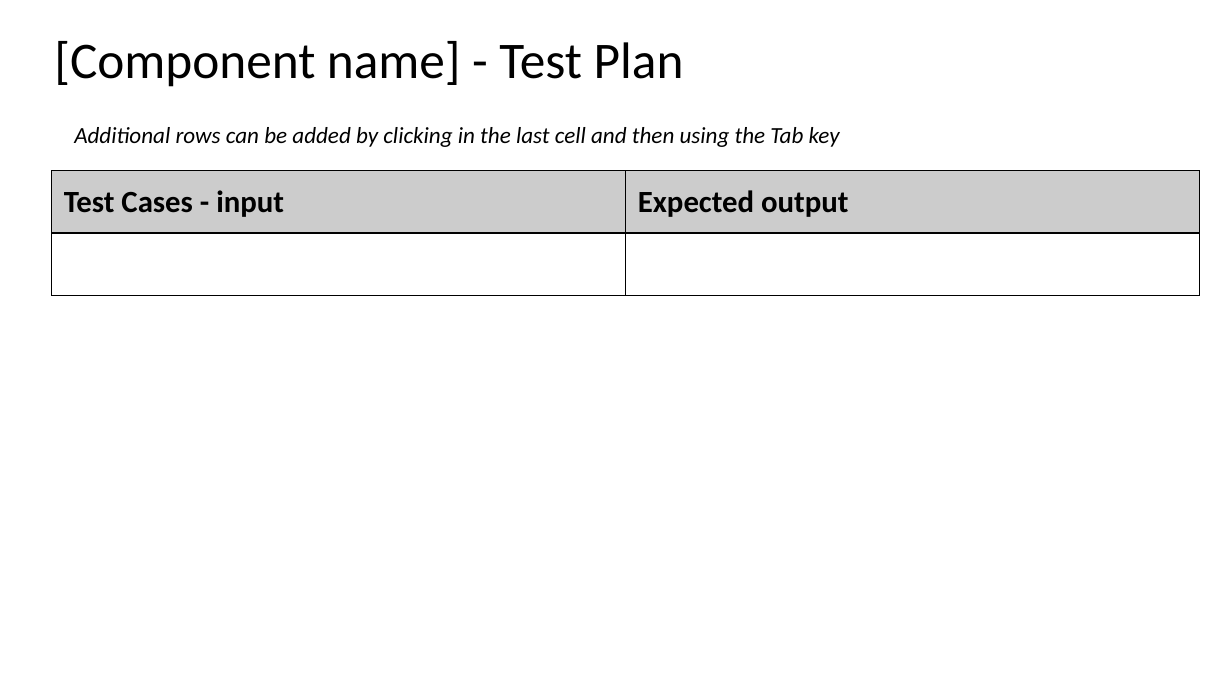
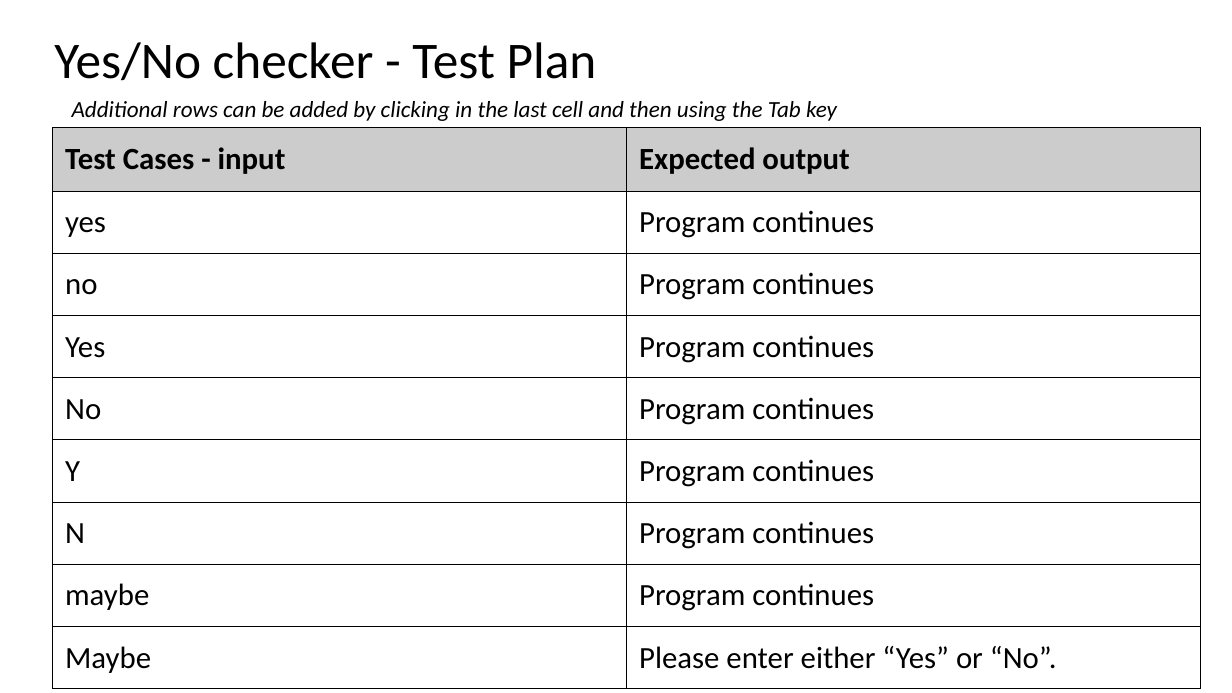
Before and after one commit to joshbatmiddleton/Lucky-Unicorn, a slide deck: slide 6 of Lucky Unicorn Documentation.pptx. Drawn at 1232x693 pixels with LibreOffice and Linux fonts; fonts in the diff are those of the drawing. Boxes give left, top, right and bottom in pixels: in the first picture for what was removed or moved away, otherwise in the second. Text is boxed around its words. In the diff, an @@ line names an element or a change of style, - is before the commit and + after.

```diff
--- a/Lucky Unicorn Documentation.pptx
+++ b/Lucky Unicorn Documentation.pptx
@@ title at <box>54,42,597,81</box>: text changed @@
-[Component name] - Test Plan
+Yes/No checker - Test Plan
@@ text "Additional rows can be added ...": place and size @@
-text "Additional rows can be added ..." at <box>74,127,840,147</box>
+text "Additional rows can be added ..." at <box>72,101,837,121</box>
@@ table at <box>53,128,1201,684</box> @@
-row 2:  | 
+row 2: yes | Program continues
+row 3: no | Program continues
+row 4: Yes | Program continues
+row 5: No | Program continues
+row 6: Y | Program continues
+row 7: N | Program continues
+row 8: maybe | Program continues
+row 9: Maybe | Please enter either “Yes” or “No”.
@@ table: place and size @@
-table at <box>52,171,1200,294</box>
+table at <box>53,128,1201,684</box>
```
Also in this commit, not shown: 1 slide added.
